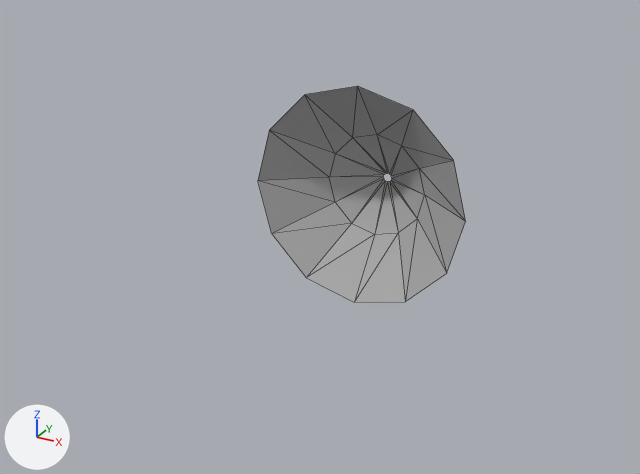
What one commit did to the FBX model Assets/11. Models/Weapons/Universal/FX/flash.fbx.
Rendered twice from a 50 mm camera at (2.81, -6.25, 2.46) aimed at (0.25, -1.6, 0.14). Arrows for +X, +Y and +Z are at lower left; the lights stay in place. Mesh edges are drawn as thin lines. Where no turn or scale is listed for an object, it has been applied to the vertices.

In view in the first picture: 'flashMesh'.
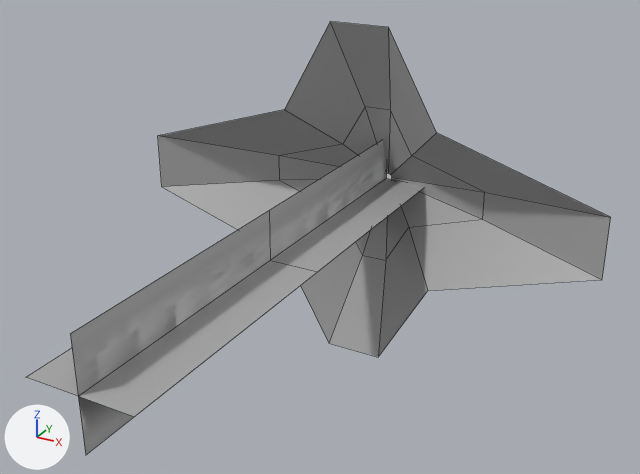
Scene script edits in JSON lines:
```json
{"block": "me_mesh", "where": "# used by ob_flashmesh; location = (0.0, 0.0, 0.0); rotation_euler = (1.571, 0.0, 0.0), in degrees (90, 0, 0); scale = (0.0068, 0.0068, 0.0068)"}
{"op": "remove", "block": "me_mesh", "code": "me_mesh.from_pydata(...)  # 36 vertices, 48 faces; spans x -130.0..130.0, y -130.0..130.0, z 0.0..85.0"}
{"op": "add", "block": "me_mesh", "code": "me_mesh.from_pydata(...)  # 36 vertices, 24 faces; spans x -275.0..275.0, y -197.0..197.0, z 0.0..85.0"}
{"block": "me_mesh", "change": "me_mesh part 1"}
{"block": "me_mesh", "change": "4 vertices are removed from x -130.0..130.0, y -65.0..65.0, z 85.0"}
{"block": "me_mesh", "change": "48 faces are deleted"}
{"block": "me_mesh", "change": "12 vertices move from x -65.0..65.0, y -130.0..130.0, z 33.0..85.0 to x -131.0..131.0, y -197.0..197.0, z 33.0..85.0"}
{"block": "me_mesh", "change": "4 vertices are added at (-258.0, -104.0, 85.0), (275.0, 39.0, 85.0), (258.0, 104.0, 85.0), (-275.0, -39.0, 85.0)"}
{"block": "me_mesh", "change": "24 new faces join them"}
{"op": "add", "block": "me_mesh_001", "code": ["me_mesh_001 = bpy.data.meshes.new('Mesh.001')", "me_mesh_001.from_pydata([(0.0, -3.6, 0.35), (0.0, -3.6, 0.0), (0.0, -3.6, -0.35), (0.0, -1.81, 0.35), (0.0, -1.81, 0.0), (0.0, -1.81, -0.35), (0.0, -0.03, 0.35), (0.0, -0.03, 0.0), (0.0, -0.03, -0.35), (-0.35, -3.6, 0.0), (0.35, -3.6, 0.0), (-0.35, -1.81, 0.0), (0.35, -1.81, 0.0), (-0.35, -0.03, 0.0), (0.35, -0.03, 0.0)], [], [(0, 1, 4, 3), (1, 2, 5, 4), (3, 4, 7, 6), (4, 5, 8, 7), (9, 1, 4, 11), (1, 10, 12, 4), (11, 4, 7, 13), (4, 12, 14, 7)])", "me_mesh_001.materials.append(mat_standardsurface1)  # grey #aaaaaa"]}
{"op": "set", "path": "ob_flashmesh.rotation_euler", "old": "(1.571, 0.0, 0.0)", "new": "(1.571, 0.262, 0.0)", "note": "degrees (90, 0, 0) -> degrees (90, 15, 0)"}
{"op": "add", "block": "ob_firemesh", "code": ["ob_firemesh = bpy.data.objects.new('fireMesh', me_mesh_001)", "ob_firemesh.location = (0.0, 0.0, 0.0)"]}
```

Where the change shows, as pixel boxes [x1, y1, x2, y2] in the pictures (640 x 474 px):
```json
{"object": "flashMesh", "change": "reshaped, turned", "before": [258, 86, 466, 303], "after": [158, 21, 611, 357]}
{"object": "fireMesh", "change": "added", "after": [26, 140, 423, 455]}
```
